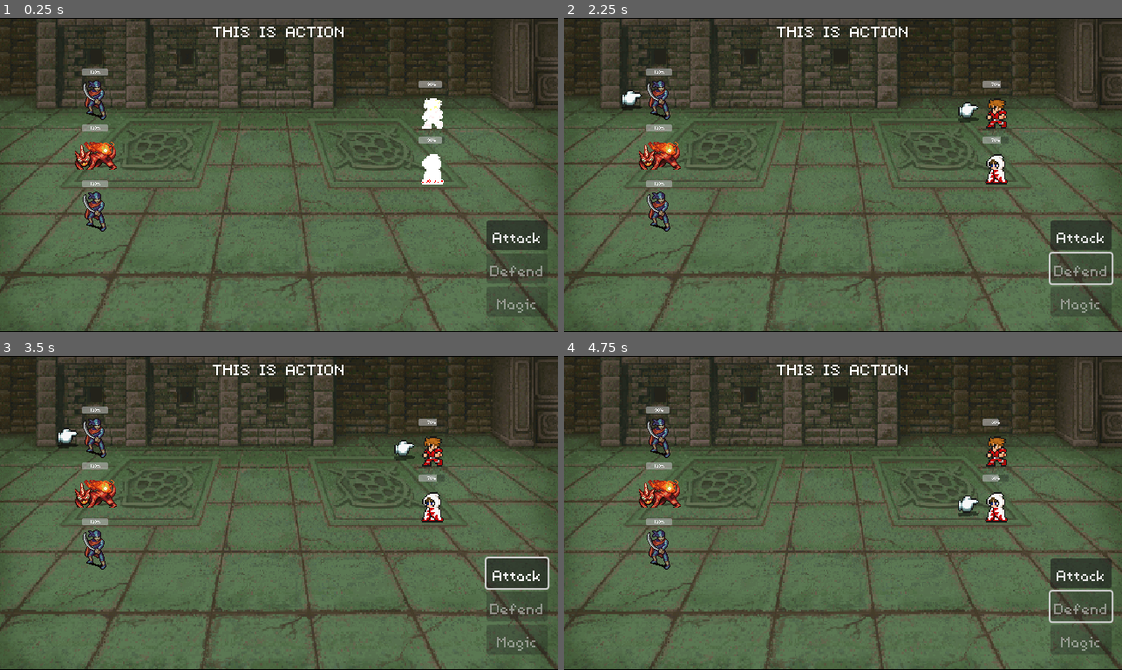
Above: before the commit, frames 1-4 (two rows, left to right).
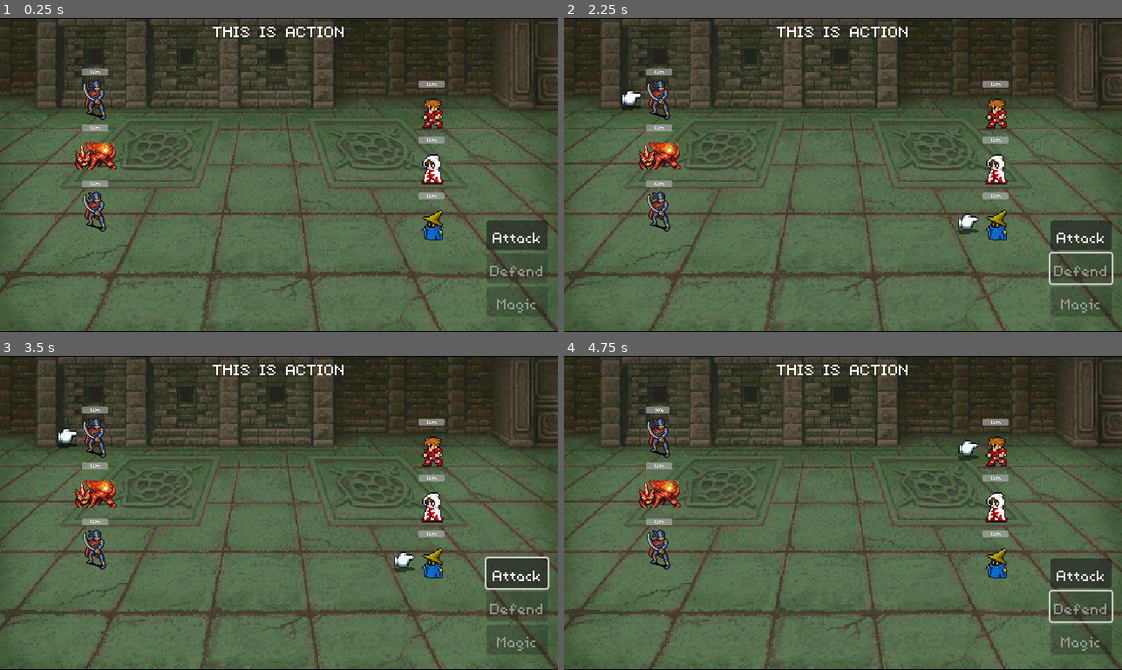
Above: after the commit, the same moments.

Repository: Aec110/jrpg
Game: Godot game, scene res://battle_scene.tscn
The game is run twice, just before and just after one commit, with the same random seed, the same clock (stepped at 60 frames per second) and the same inputs.
Inputs:
- Up to frame 1 (0.25 s): no input
- Up to frame 2 (2.25 s): click "Attack" at 0.5 s; tap Enter (ui_accept) at 1.25, 1.52, 2 s; hold Up (ui_up) 1.28-2.03 s; hold Down (ui_down) from 2.03 s (still down)
- Up to frame 3 (3.5 s): tap Enter (ui_accept) at 2.27, 2.75 s; release Down (ui_down) at 2.78 s; hold Up (ui_up) from 2.78 s (still down)
- Up to frame 4 (4.75 s): tap Enter (ui_accept) at 3.5, 3.77, 4.25, 4.52 s; release Up (ui_up) at 4.28 s; hold Down (ui_down) from 4.28 s (still down)

The runs differ from the first frame. In frame 1, 0.9% of the frame differs, in the area x 75-80%, y 20-71%; in frame 2, 0.8%; in frame 3, 0.8%; in frame 4, 0.8%.

Commit message:
Enemy can attack back
the middle salamander can shoot fire randomly based on crit chance

Diff:
--- a/enemy_group.gd
+++ b/enemy_group.gd
@@ -74,9 +74,15 @@
 
 func _on_player_group_players_updated(players: Array):
 	numPlayers = players.size()
-	for player in players:
-		if numPlayers > 0:
-			var randomIndex = randi_range(0, numPlayers - 1)
-			player.take_damage(1)
-		else:
-			return null
+	var randomValue = randi_range(1, 3)
+	if numPlayers != 0:
+		for enemy in enemies:
+			var randPlayer = randi_range(0, 2)
+			if enemy == enemies[1]:
+				var damage = 1
+				var is_magic = randf() < BASE_CRITICAL_CHANCE
+				if is_magic:
+					damage = 2
+				players[randPlayer].take_damage(damage)
+			players[randPlayer].take_damage(1)
+			await get_tree().create_timer(1).timeout
--- a/player_group.gd
+++ b/player_group.gd
@@ -8,7 +8,6 @@
 	players = get_children()
 	for i in players.size():
 		players[i].position = Vector2(0, i*32)
-	emit_signal("players_updated", players)
 
 func _on_enemy_group_next_player():
 	if index < players.size() - 1:
@@ -17,7 +16,8 @@
 	else:
 		index = 0
 		switch_focus( index, players.size() - 1 )
-	emit_signal("players_updated", players)
+		await get_tree().create_timer(3).timeout
+		emit_signal("players_updated", players)
 
 func switch_focus(x,y):
 	players[x].focus()
--- a/player_group.tscn
+++ b/player_group.tscn
@@ -1,9 +1,10 @@
-[gd_scene load_steps=5 format=3 uid="uid://cso16ptxsys7n"]
+[gd_scene load_steps=6 format=3 uid="uid://cso16ptxsys7n"]
 
 [ext_resource type="PackedScene" uid="uid://dhglaskb1pqp" path="res://character.tscn" id="1_gdlj3"]
 [ext_resource type="Script" path="res://player_group.gd" id="1_v6p6a"]
 [ext_resource type="Texture2D" uid="uid://cmyltc6kcqrf1" path="res://Ready_00.png" id="2_ek8y2"]
 [ext_resource type="Texture2D" uid="uid://dxj62k40b3kgw" path="res://Ready_00 #133.png" id="4_53u1j"]
+[ext_resource type="Texture2D" uid="uid://dwhy4wdmobvgx" path="res://Ready_00 #139.png" id="5_hy5n5"]
 
 [node name="PlayerGroup" type="Node2D"]
 script = ExtResource("1_v6p6a")
@@ -20,5 +21,12 @@
 scale = Vector2(0.75, 0.75)
 texture = ExtResource("4_53u1j")
 
+[node name="Character4" parent="." instance=ExtResource("1_gdlj3")]
+
+[node name="Sprite2D" parent="Character4" index="0"]
+scale = Vector2(0.75, 0.75)
+texture = ExtResource("5_hy5n5")
+
 [editable path="Character"]
 [editable path="Character3"]
+[editable path="Character4"]
